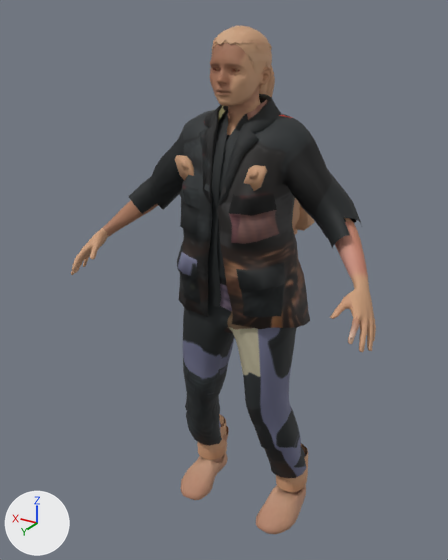
A saved change to the FBX model Assets/Resources/ProductionArt/Eva.fbx.
One viewpoint serves both versions: a 50 mm lens placed at (-0.976, 1.817, 1.851), pointed at (0.072, 0.07, 0.977). Arrows for +X, +Y and +Z are at lower left; the lights stay in place. The older version comes first. Objects named as collision shapes, trigger or cutter boxes, shadow casters or lower levels of detail are left out.

Before the edit, the objects in view are built like this:
```python
me_eva_skin = bpy.data.meshes.new('Eva skin')
me_eva_skin.from_pydata(...)  # 9694 vertices, 12837 faces; spans x -0.55..0.55, y -0.15..0.37, z 0.01..1.82
me_eva_skin.materials.append(mat_character_atlas)
ob_eva_lod0 = bpy.data.objects.new('Eva_LOD0', me_eva_skin)
ob_eva_lod0.location = (0.0, 0.0, 0.0)
```
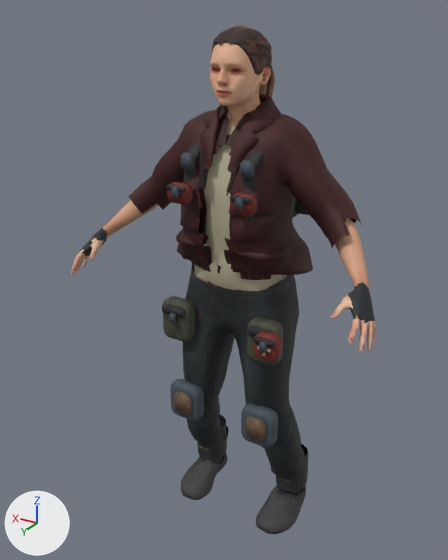
Location of each change, [x1, y1, x2, y2] in pixels of the pictures (448 x 560 px; the box of a moved part takes in the faces that stretch with it):
part 1 of me_eva_skin, moved or reshaped (not visible before): after [230, 192, 257, 217]
part 2 of me_eva_skin, moved or reshaped (not visible before): after [230, 195, 252, 204]
part 3 of me_eva_skin, moved or reshaped (not visible before): after [235, 197, 244, 210]
part 4 of me_eva_skin, moved or reshaped (not visible before): after [167, 182, 193, 205]
part 5 of me_eva_skin, moved or reshaped (not visible before): after [166, 185, 186, 193]
part 6 of me_eva_skin, moved or reshaped (not visible before): after [171, 186, 179, 199]
part 7 of me_eva_skin, moved or reshaped (mostly hidden): before [292, 198, 300, 229]; after [293, 133, 311, 217]
part 8 of me_eva_skin, moved or reshaped (not visible before): after [247, 317, 283, 366]
part 9 of me_eva_skin, added: after [248, 326, 272, 337]
part 10 of me_eva_skin, moved or reshaped (not visible before): after [254, 331, 282, 362]
part 11 of me_eva_skin, added: after [254, 336, 275, 348]
part 12 of me_eva_skin, added: after [259, 341, 267, 353]
part 13 of me_eva_skin, added (blue): after [241, 403, 278, 448]
part 14 of me_eva_skin, deleted: before [294, 205, 314, 231]
part 15 of me_eva_skin, reshaped: before [71, 26, 376, 448]; after [72, 25, 376, 448]
part 16 of me_eva_skin, surface changed: [76, 26, 376, 534] in both

The edits, one by one:
me_eva_skin is used by ob_eva_lod0; location (0.0, 0.0, 0.0).
me_eva_skin had 9694 vertices, 12837 faces and spanned x -0.55..0.55, y -0.15..0.37, z 0.01..1.82.
me_eva_skin now has 11444 vertices, 14891 faces and spans x -0.55..0.55, y -0.26..0.37, z 0.01..1.82.
me_eva_skin part 1: the loose piece of 16 vertices spanning x -0.17..-0.1, y -0.14..-0.12, z 1.26..1.28 is scaled about its middle by (0.942, 1.79, 2.32), then moved by (0.02, 0.4, 0.06).
me_eva_skin part 2: the loose piece of 16 vertices spanning x -0.09..0.09, y -0.15..-0.14, z 1.31..1.33 is scaled about its middle by (0.378, 1, 0.715), then moved by (-0.12, 0.43, 0.03).
me_eva_skin part 3: the loose piece of 16 vertices spanning x -0.11..-0.09, y -0.15..-0.14, z 1.23..1.25 is moved by (-0.02, 0.44, 0.1).
me_eva_skin part 4: the loose piece of 16 vertices spanning x 0.1..0.17, y -0.14..-0.12, z 1.26..1.28 is scaled about its middle by (0.942, 1.79, 2.32), then moved by (-0.02, 0.4, 0.06).
me_eva_skin part 5: the loose piece of 16 vertices spanning x 0.05..0.14, y -0.15, z 1.2..1.21 is moved by (0.02, 0.43, 0.15).
me_eva_skin part 6: the loose piece of 16 vertices spanning x 0.09..0.11, y -0.15..-0.14, z 1.23..1.25 is moved by (0.02, 0.43, 0.1).
me_eva_skin part 7: the loose piece of 48 vertices spanning x -0.15..0.15, y -0.13..0.03, z 1.15..1.43 is scaled about its middle by (0.85, 1.01, 1.12), then moved by (0.0, -0.11, 0.04).
me_eva_skin part 8: the loose piece of 48 vertices spanning x -0.13..0.13, y 0.09..0.17, z 1.16..1.44 is scaled about its middle by (0.431, 0.61, 0.529), then moved by (-0.17, 0.08, -0.44).
me_eva_skin part 9: the loose piece of 16 vertices spanning x -0.17..-0.1, y -0.14..-0.12, z 1.26..1.28 is copied, and the copy is moved by (-0.03, 0.37, -0.37); it spans x -0.21..-0.12, y 0.23..0.24, z 0.89..0.92.
me_eva_skin part 10: the loose piece of 32 vertices spanning x -0.15..-0.07, y 0.13..0.18, z 1.2..1.35 is scaled about its middle by (1.22, 0.764, 0.518), then moved by (-0.09, 0.09, -0.4).
me_eva_skin part 11: the loose piece of 16 vertices spanning x -0.17..-0.1, y -0.14..-0.12, z 1.26..1.28 is copied, and the copy is moved by (-0.06, 0.41, -0.37); it spans x -0.23..-0.16, y 0.27..0.28, z 0.89..0.91.
me_eva_skin part 12: the loose piece of 16 vertices spanning x -0.14..-0.11, y 0.22..0.23, z 1.4..1.43 is copied, and the copy is moved by (-0.08, 0.06, -0.53); it spans x -0.21..-0.19, y 0.28..0.29, z 0.87..0.9.
me_eva_skin part 13: the loose piece of 48 vertices spanning x -0.13..0.13, y 0.09..0.17, z 1.16..1.44 is copied, and the copy is scaled about its middle by (0.48, 0.573, 0.501), then moved by (-0.15, 0.08, -0.78); it spans x -0.22..-0.09, y 0.18..0.23, z 0.45..0.59.
me_eva_skin part 14: the loose piece of 32 vertices spanning x -0.18..-0.09, y -0.13..-0.07, z 1.16..1.27 is deleted.
me_eva_skin part 15: 413 vertices moved within x -0.54..0.55, y -0.11..0.36, z 0.94..1.81; 712 vertices removed from x -0.54..0.53, y -0.14..0.34, z 0.44..1.81; 2356 vertices added at x -0.55..0.55, y -0.2..0.37, z 0.44..1.82.
me_eva_skin part 16: 7077 kept faces spanning x -0.55..0.55, y -0.1..0.37, z 0.01..1.82 get new texture (UV) coordinates.
Other edits to the shape of me_eva_skin do not show in these pictures.
